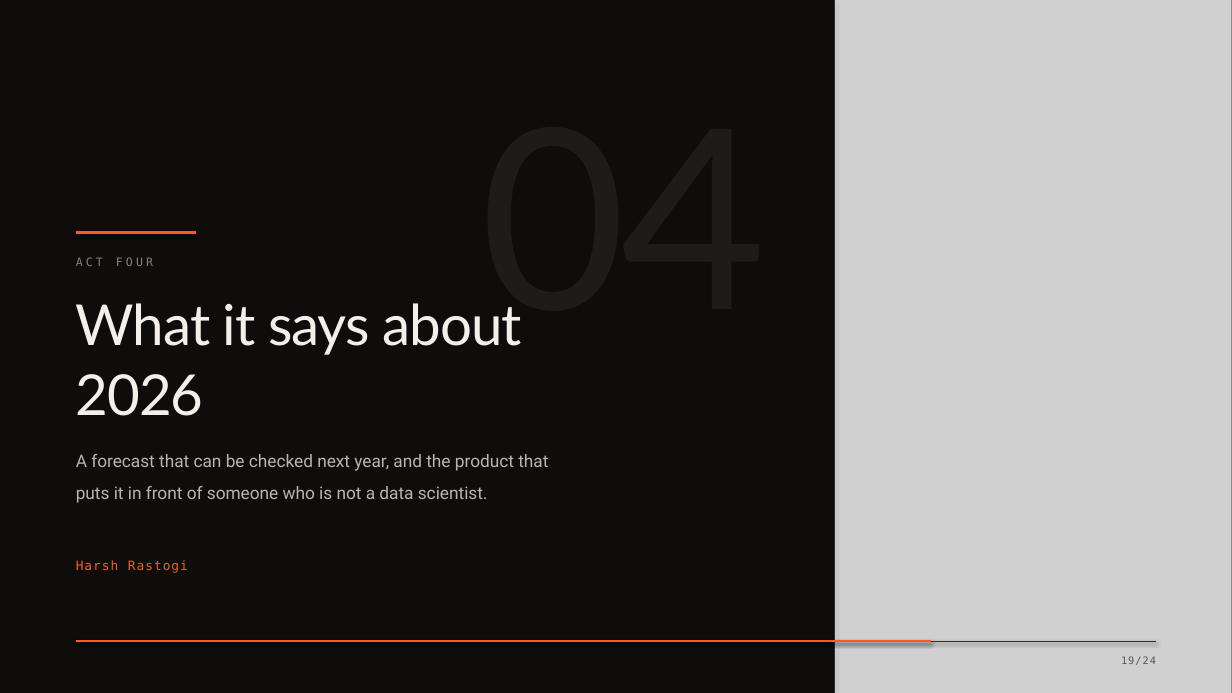
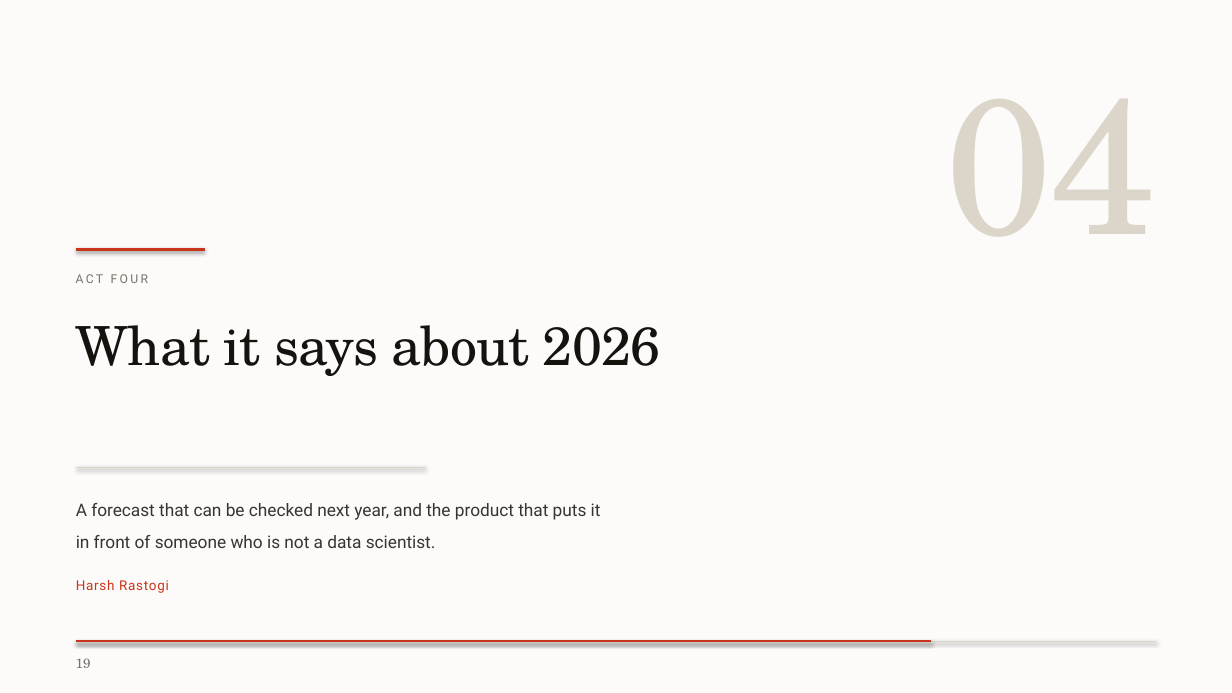
Before and after one commit to harshrastogii/PYRANTIS, a slide deck: slide 19 of reports/PYRANTIS_presentation_redesigned.pptx. Drawn at 1232x693 pixels with LibreOffice and Linux fonts; fonts in the diff are those of the drawing; grey boxes stand for pictures. Boxes give left, top, right and bottom in pixels: in the first picture for what was removed or moved away, otherwise in the second. Text is boxed around its words. In the diff, an @@ line names an element or a change of style, - is before the commit and + after.

```diff
--- a/reports/PYRANTIS_presentation_redesigned.pptx
+++ b/reports/PYRANTIS_presentation_redesigned.pptx
@@ background #0E0D0C to #FCFBF9 @@
@@ picture removed at (x1=835, y1=0, x2=1232, y2=693) @@
@@ line removed from (835, 0) to (835, 693) @@
@@ text "04" moved from (x1=480, y1=307, x2=766, y2=346) to (x1=946, y1=99, x2=1156, y2=237) @@
@@ text "04" at (x1=946, y1=99, x2=1156, y2=237): size 196 to 150 pt, font Lato to TeX Gyre Schola, text colour #1F1B18 to #DCD5CA, letter spacing -4 to -3 pt; line spacing 0.88 to 1 @@
@@ line moved from (76, 233) - (196, 233) to (76, 250) - (205, 250) @@
@@ line (76, 250) - (205, 250): stroke #FF5A1E 2.6 pt to #C8341B 2.6 pt @@
@@ text "ACT FOUR" moved from (x1=76, y1=257, x2=153, y2=266) to (x1=76, y1=274, x2=148, y2=283) @@
@@ text "ACT FOUR" at (x1=76, y1=274, x2=148, y2=283): size 9 to 9.5 pt, font DejaVu Sans Mono to Roboto, text colour #8A8078 to #787066, letter spacing 2.4 to 1.8 pt @@
@@ text "What it says about 2026" moved from (x1=76, y1=303, x2=521, y2=416) to (x1=76, y1=325, x2=661, y2=376) @@
@@ text "What it says about 2026" at (x1=76, y1=325, x2=661, y2=376): size 44 to 42 pt, font Lato to TeX Gyre Schola, text colour #F4EFE9 to #16130F, letter spacing -0.8 to -0.6 pt; line spacing 1.04 to 1.1 @@
@@ line added from (76, 468) to (426, 468), #DCD5CA 0.9 pt @@
@@ text "A forecast that can be ..." moved from (x1=76, y1=454, x2=548, y2=503) to (x1=76, y1=503, x2=601, y2=548) @@
@@ text "A forecast that can be ..." at (x1=76, y1=503, x2=601, y2=548): text colour #BDB4AB to #3A342E; line spacing 1.52 to 1.54 @@
@@ text "Harsh Rastogi" moved from (x1=76, y1=560, x2=188, y2=573) to (x1=76, y1=580, x2=169, y2=593) @@
@@ text "Harsh Rastogi" at (x1=76, y1=580, x2=169, y2=593): size 10 to 10.5 pt, font DejaVu Sans Mono to Roboto, text colour #FF5A1E to #C8341B, letter spacing 0.8 to 0.6 pt @@
@@ line moved from (76, 641) - (1156, 641) to (76, 641) - (932, 641) @@
@@ line (76, 641) - (932, 641): stroke #332E2A 0.9 pt to #C8341B 1.4 pt @@
@@ text at (x1=76, y1=658, x2=91, y2=668): text changed; size 8 to 10.5 pt; font DejaVu Sans Mono to TeX Gyre Schola; text colour #5C554F to #787066 @@
-19/24
+19
@@ line moved from (76, 641) - (932, 641) to (76, 641) - (1156, 641) @@
@@ line (76, 641) - (1156, 641): stroke #FF5A1E 1.6 pt to #DCD5CA 0.9 pt @@
```
Also in this commit, not shown: 23 other slides changed, 3 other files.
